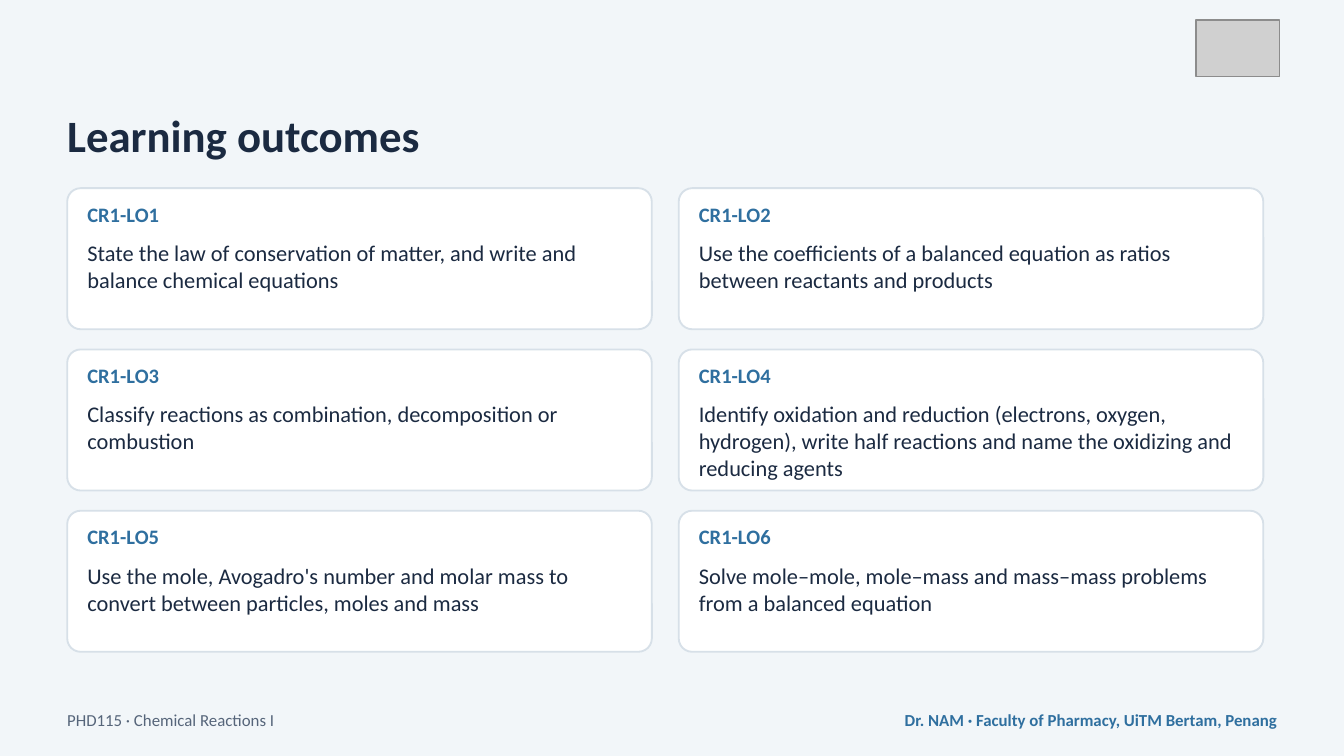
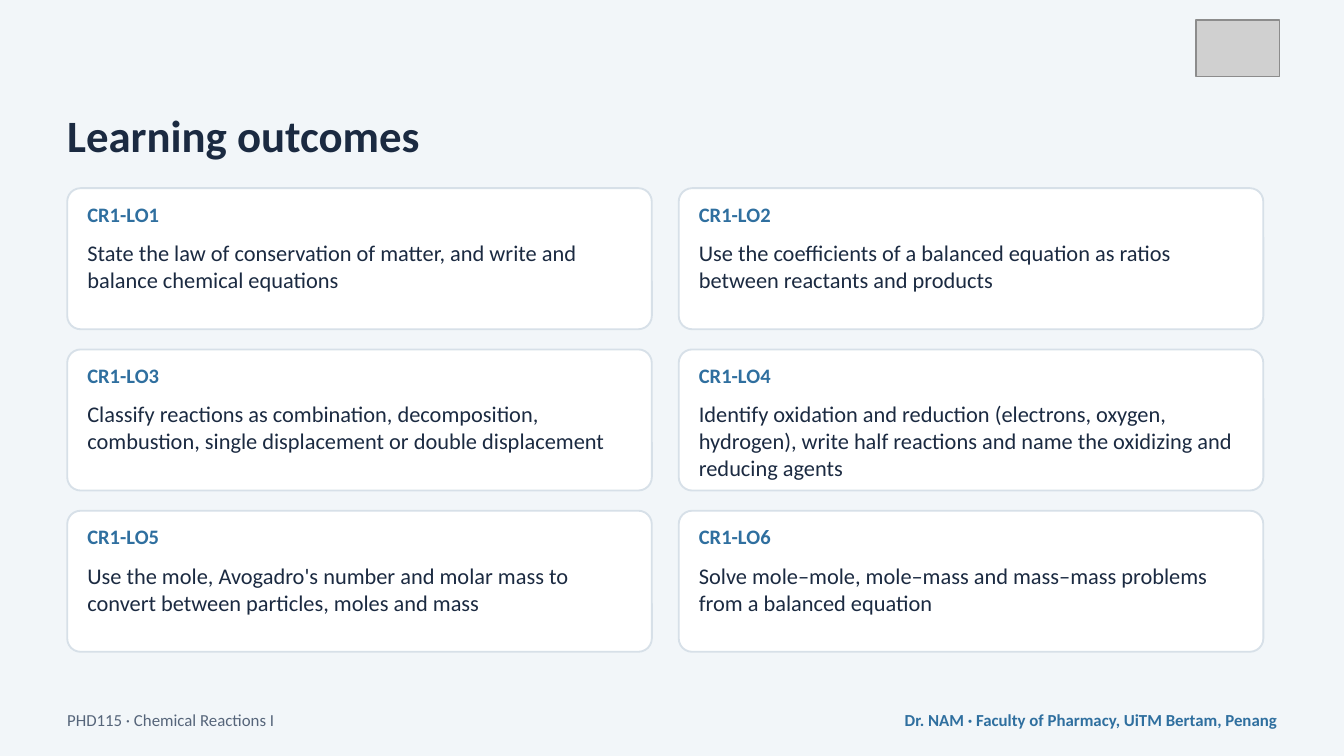
Before and after one commit to DrEnoun/phd115-nam, a slide deck: slide 2 of downloads/PHD115_ChemicalReactions1_Slides.pptx. Drawn at 1344x756 pixels with LibreOffice and Linux fonts; fonts in the diff are those of the drawing; grey boxes stand for pictures. Boxes give left, top, right and bottom in pixels: in the first picture for what was removed or moved away, otherwise in the second. Text is boxed around its words. In the diff, an @@ line names an element or a change of style, - is before the commit and + after.

```diff
--- a/downloads/PHD115_ChemicalReactions1_Slides.pptx
+++ b/downloads/PHD115_ChemicalReactions1_Slides.pptx
@@ text at box(87, 406, 604, 453): text changed @@
-Classify reactions as combination, decomposition or combustion
+Classify reactions as combination, decomposition, combustion, single displacement or double displacement
```
Also in this commit, not shown: 6 other slides changed, 11 slides added, 9 other files.
